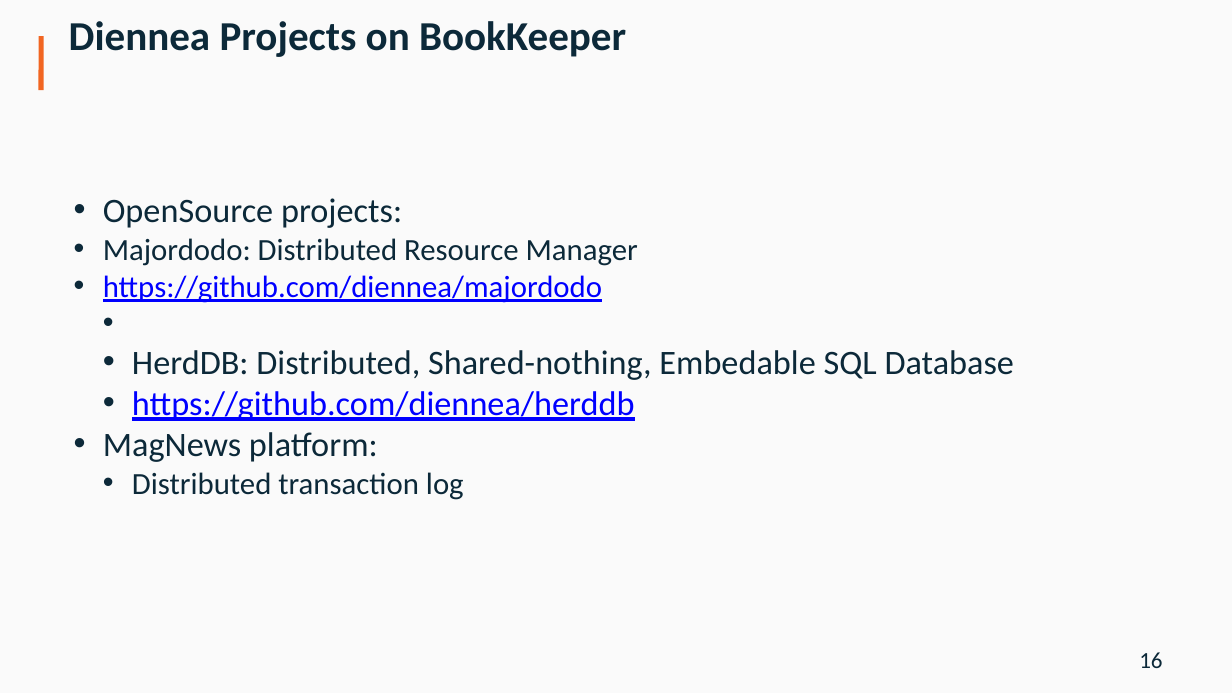
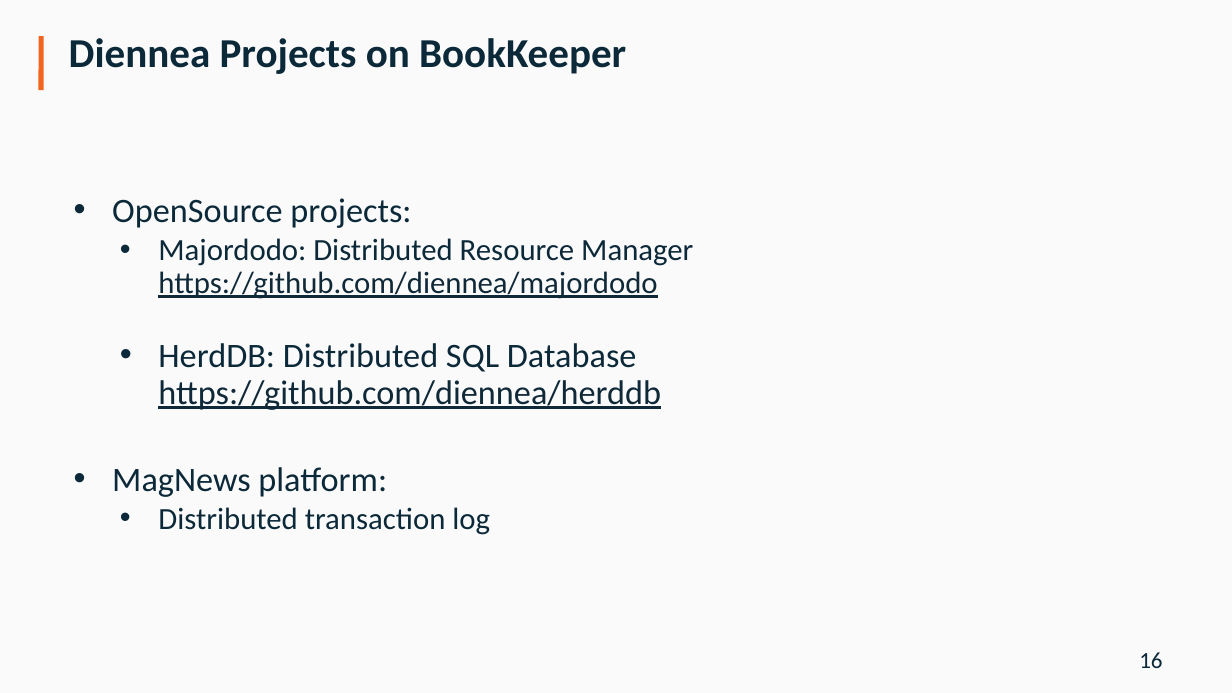
Before and after one commit to diennea/majordodo, a slide deck: slide 16 of docs/Diennea_Olivelli_ApacheCon16.pptx. Drawn at 1232x693 pixels with LibreOffice and Linux fonts; fonts in the diff are those of the drawing; background and template pictures are left out. Boxes give left, top, right and bottom in pixels: in the first picture for what was removed or moved away, otherwise in the second. Text is boxed around its words. In the diff, an @@ line names an element or a change of style, - is before the commit and + after.

```diff
--- a/docs/Diennea_Olivelli_ApacheCon16.pptx
+++ b/docs/Diennea_Olivelli_ApacheCon16.pptx
@@ title "Diennea Projects on BookKeeper" at [69, 38, 626, 74]: line spacing 5.5pt to 15.6pt @@
@@ text at [112, 198, 693, 535]: text colour #0000FF to #102939 in "https://github.com/diennea/majordodo"; indent changed; more space between paragraphs; line spacing 1 to 0.9 @@
@@ text at [158, 343, 661, 410]: text changed; text colour #0C2939 to #102939 @@
-  • HerdDB: Distributed, Shared-nothing, Embedable SQL Database
-    https://github.com/diennea/herddb
+  • HerdDB: Distributed SQL Database
+    https://github.com/diennea/herddb
```
Also in this commit, not shown: 18 other slides changed, 1 other file.
